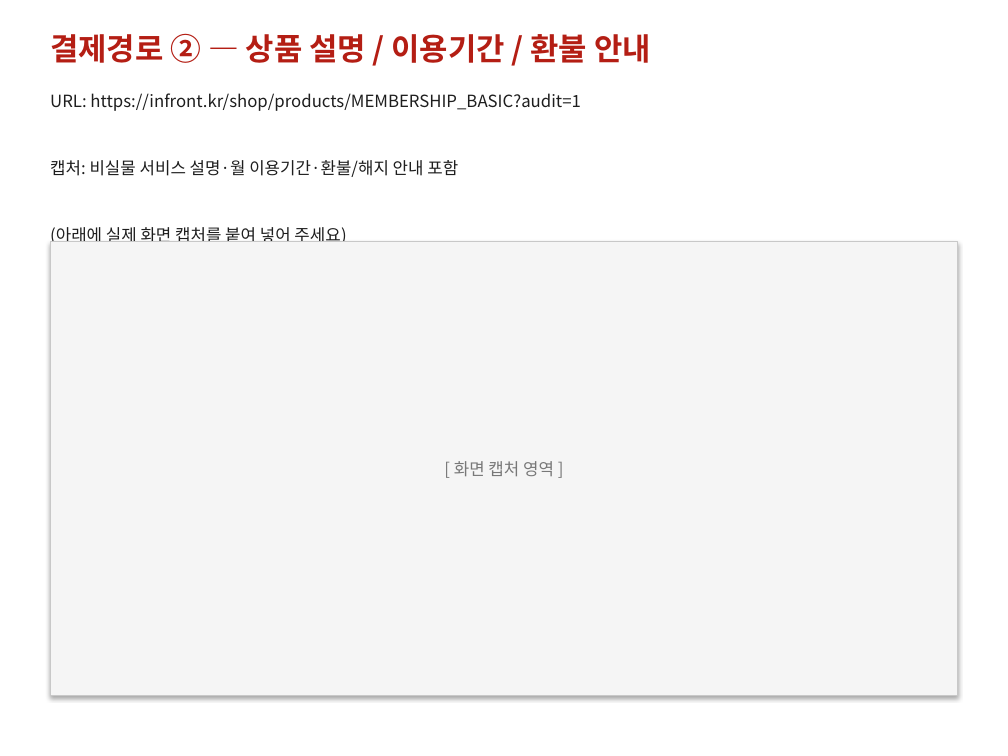
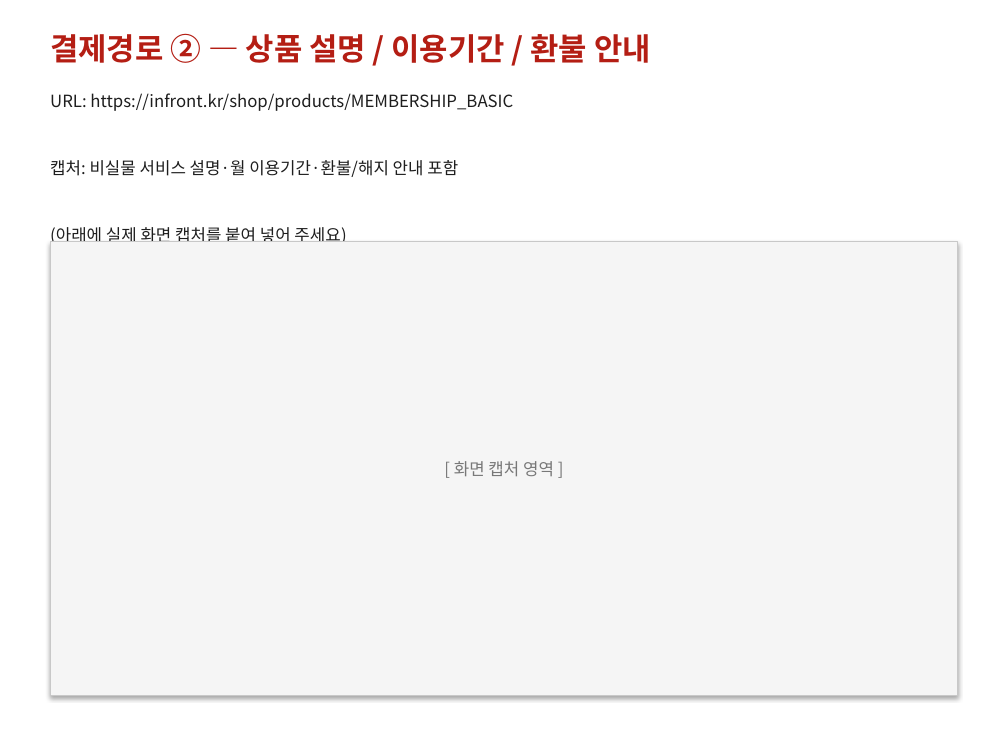
Before and after one commit to sprjihoon/infront, a slide deck: slide 5 of docs/audit-captures/card-billing-audit-infrontbil.pptx. Drawn at 1008x756 pixels with LibreOffice and Linux fonts; fonts in the diff are those of the drawing. Boxes give left, top, right and bottom in pixels: in the first picture for what was removed or moved away, otherwise in the second. Text is boxed around its words. In the diff, an @@ line names an element or a change of style, - is before the commit and + after.

```diff
--- a/docs/audit-captures/card-billing-audit-infrontbil.pptx
+++ b/docs/audit-captures/card-billing-audit-infrontbil.pptx
@@ text at (50,93,513,111): text changed @@
-URL: https://infront.kr/shop/products/MEMBERSHIP_BASIC?audit=1
+URL: https://infront.kr/shop/products/MEMBERSHIP_BASIC
```
Also in this commit, not shown: 8 other slides changed, 10 other files.
